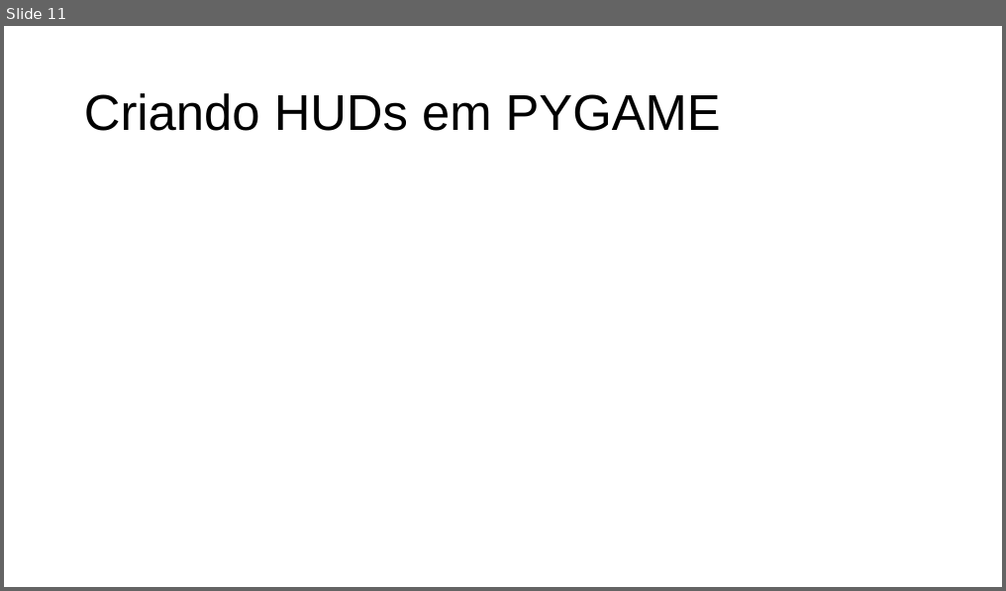
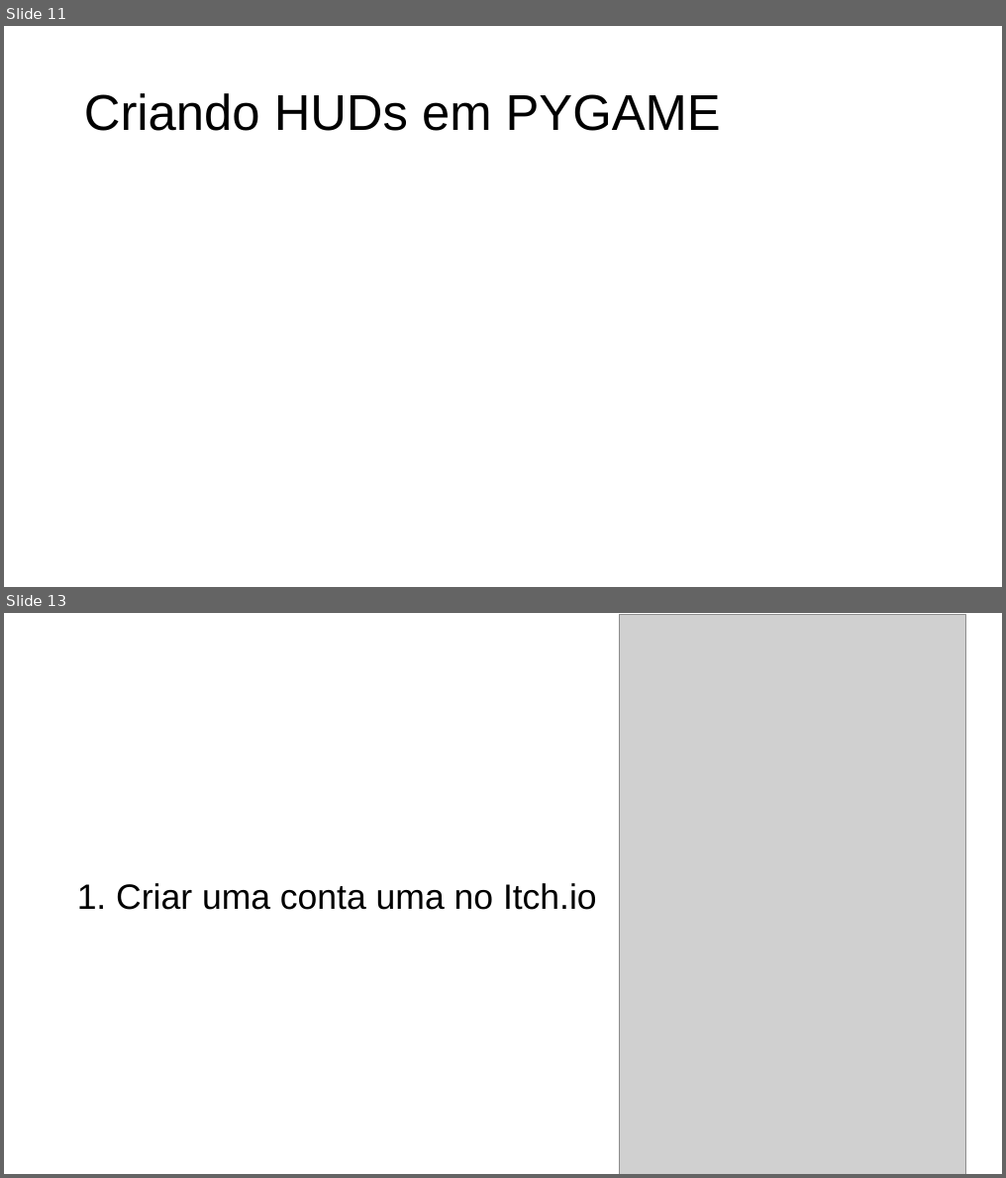
Before and after one commit to Victor7095/flappy-bird-pygame, a slide deck: slide_flappy_bird.pdf.odp. Shown one above the other, each under a label of ours: slide 11 before the commit, slides 11 and 13 after it; the slides between them are not shown. The pictures are 1006x591 and 1006x1178 pixels, drawn with LibreOffice and Linux fonts; fonts in the diff are those of the drawing; grey boxes stand for pictures. Boxes give left, top, right and bottom in pixels: in the first picture for what was removed or moved away, otherwise in the second. Text is boxed around its words. In the diff, an @@ line names an element or a change of style, - is before the commit and + after.

```diff
--- a/slide_flappy_bird.pdf.odp
+++ b/slide_flappy_bird.pdf.odp
@@ slide 13 added at (4, 613, 1002, 1174), background #FFFFFF @@
@@ picture added at (619, 615, 966, 1174) @@
@@ text added at (77, 883, 597, 910), 28 pt, text #000000 @@
+1. Criar uma conta uma no Itch.io
```
Also in this commit, not shown: 9 slides changed, 6 other slides added.
